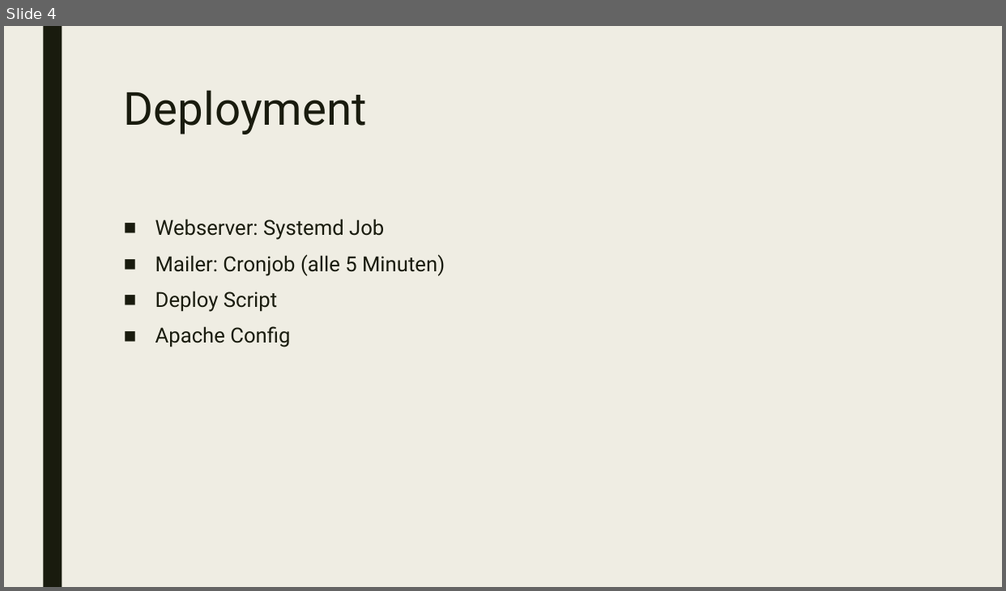
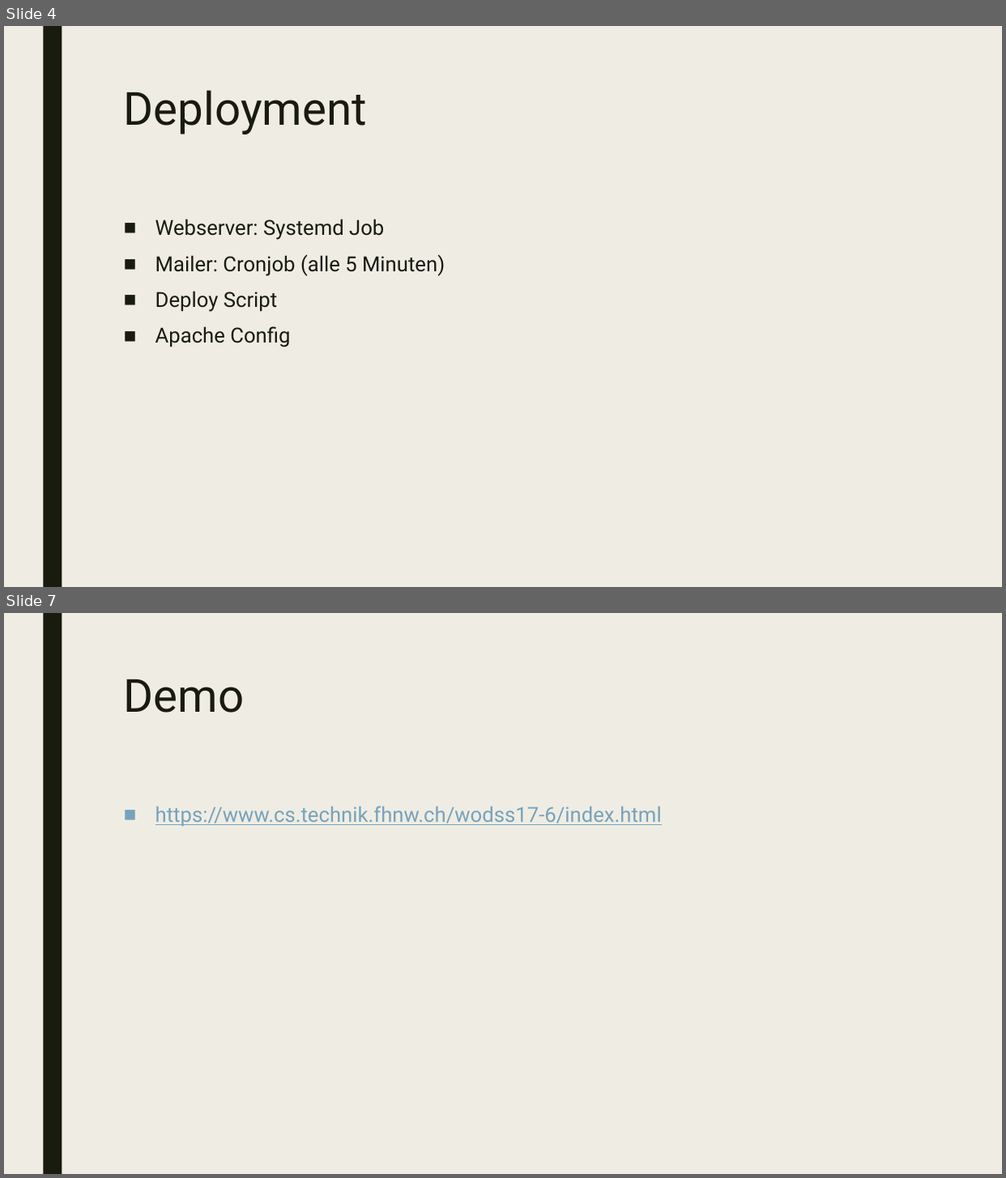
Before and after one commit to orizion/cssr, a slide deck: docs/CS Seminar Registration.pptx. Shown one above the other, each under a label of ours: slide 4 before the commit, slides 4 and 7 after it; the slides between them are not shown. The pictures are 1006x591 and 1006x1178 pixels, drawn with LibreOffice and Linux fonts; fonts in the diff are those of the drawing. Boxes give left, top, right and bottom in pixels: in the first picture for what was removed or moved away, otherwise in the second. Text is boxed around its words. In the diff, an @@ line names an element or a change of style, - is before the commit and + after.

```diff
--- a/docs/CS Seminar Registration.pptx
+++ b/docs/CS Seminar Registration.pptx
@@ slide 7 added at box(4, 613, 1002, 1174), background #EFEDE3; not listed: 1 template element that a slide beside it also shows @@
@@ title added at box(124, 679, 245, 713), 44 pt, text #191B0E @@
+Demo
@@ text added at box(155, 806, 662, 826), 20 pt, text #77A2BB, underline @@
+■ https://www.cs.technik.fhnw.ch/wodss17-6/index.html
```
Also in this commit, not shown: 3 slides changed, 6 other slides added, 9 other files.
